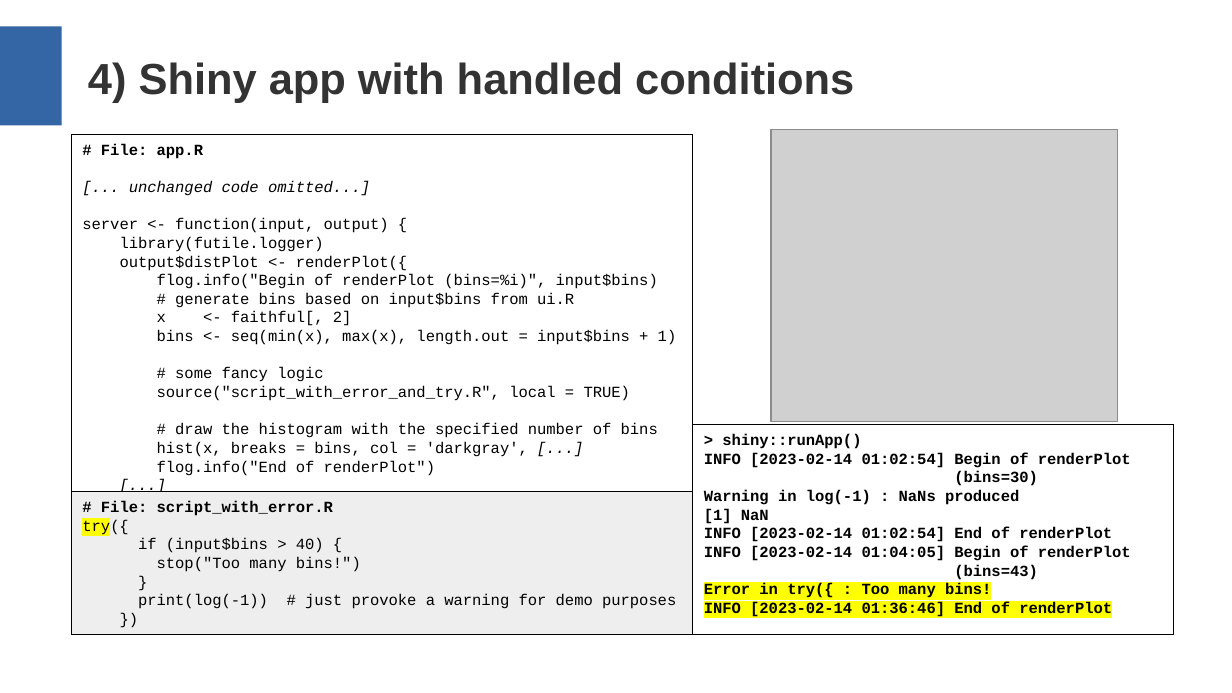
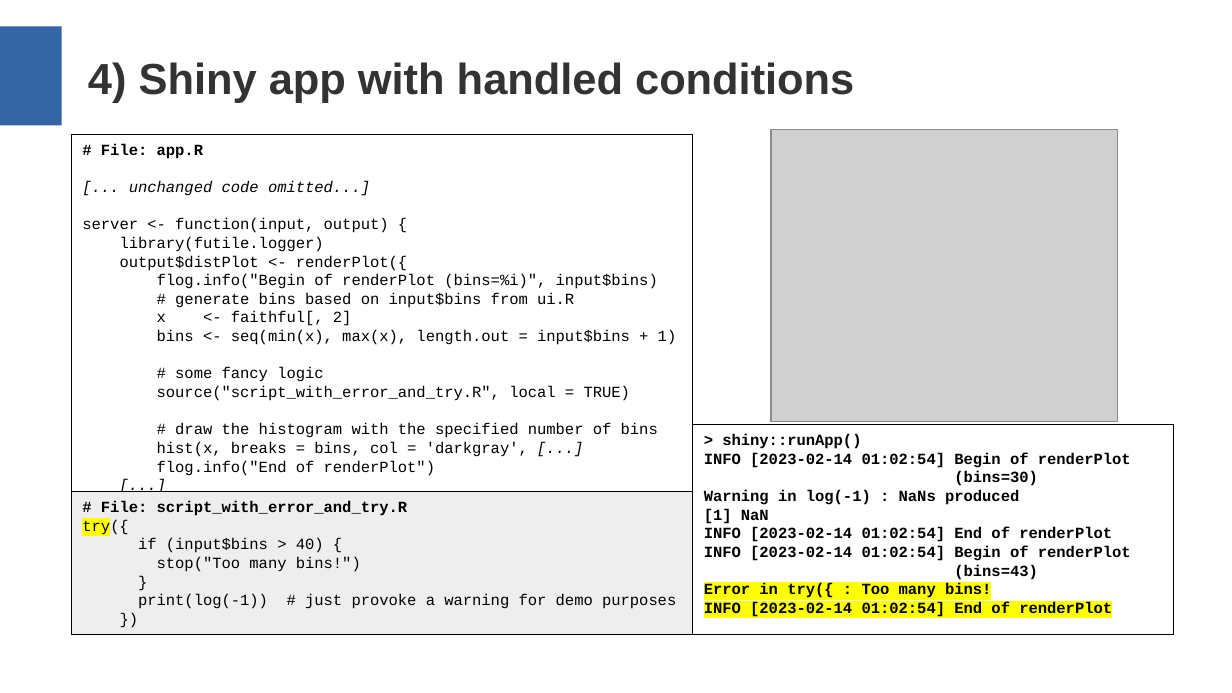
Before and after one commit to aryoda/R_shiny_post_mortem_analysis_training, a slide deck: slide 8 of Training slides.odp. Drawn at 1232x693 pixels with LibreOffice and Linux fonts; fonts in the diff are those of the drawing; grey boxes stand for pictures. Boxes give left, top, right and bottom in pixels: in the first picture for what was removed or moved away, otherwise in the second. Text is boxed around its words. In the diff, an @@ line names an element or a change of style, - is before the commit and + after.

```diff
--- a/Training slides.odp
+++ b/Training slides.odp
@@ text in rectangle at [101, 501, 408, 516]: text changed @@
-# File: script_with_error.R
+# File: script_with_error_and_try.R
@@ text in rectangle at [704, 546, 1131, 561]: text changed @@
-INFO [2023-02-14 01:04:05] Begin of renderPlot
+INFO [2023-02-14 01:02:54] Begin of renderPlot
@@ text in rectangle at [704, 602, 1112, 619]: text changed @@
-INFO [2023-02-14 01:36:46] End of renderPlot
+INFO [2023-02-14 01:02:54] End of renderPlot
```
Also in this commit, not shown: 1 slide added.
